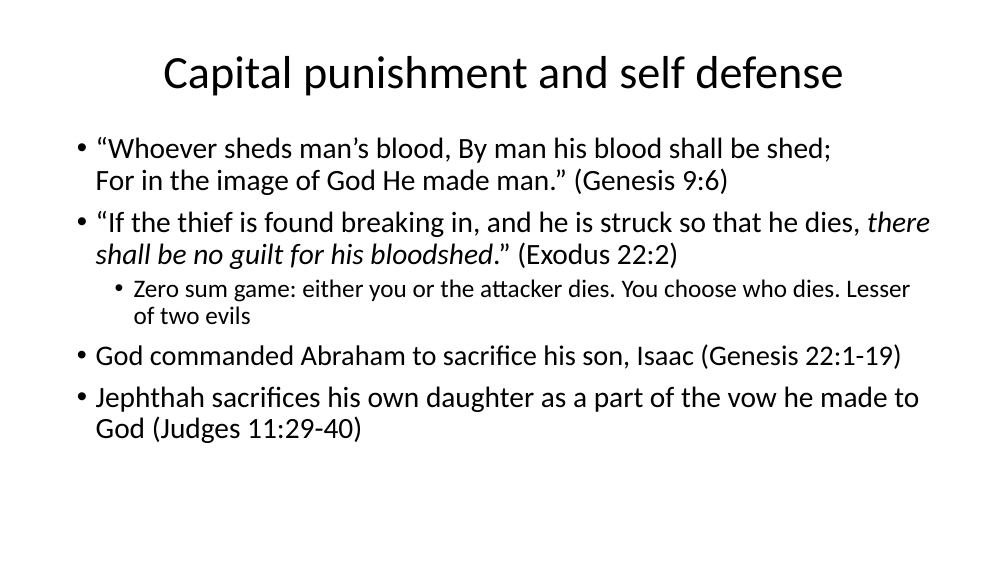
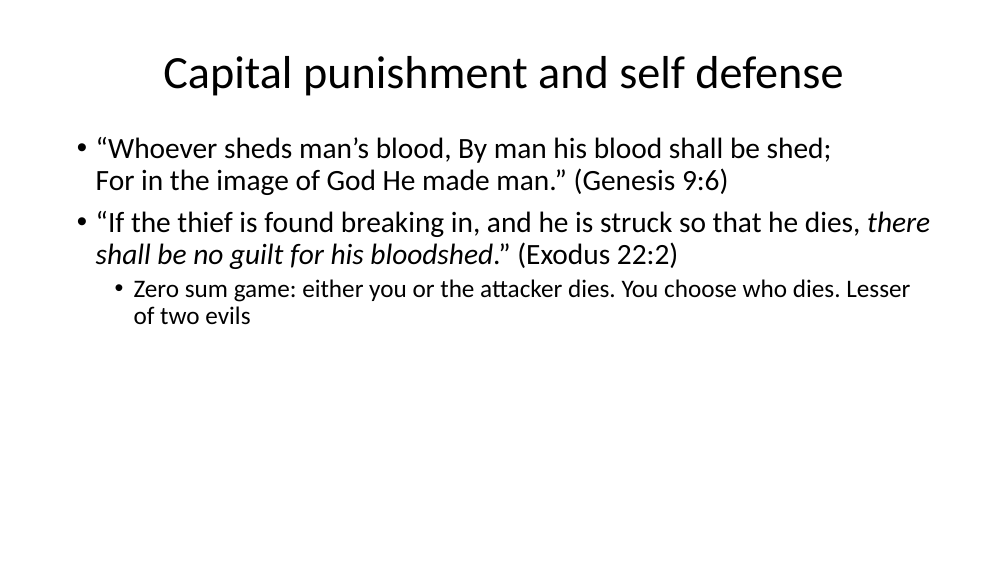
Before and after one commit to csmatyi/calvary_sunday_school, a slide deck: slide 26 of WSC67-69_211010.pptx. Drawn at 1008x567 pixels with LibreOffice and Linux fonts; fonts in the diff are those of the drawing. Boxes give left, top, right and bottom in pixels: in the first picture for what was removed or moved away, otherwise in the second. Text is boxed around its words. In the diff, an @@ line names an element or a change of style, - is before the commit and + after.

```diff
--- a/WSC67-69_211010.pptx
+++ b/WSC67-69_211010.pptx
@@ text at (96, 344, 919, 443): paragraphs removed @@
-• God commanded Abraham to sacrifice his son, Isaac (Genesis 22:1-19)
-• Jephthah sacrifices his own daughter as a part of the vow he made to God (Judges 11:29-40)
```
Also in this commit, not shown: 9 other slides changed, 1 slide added.
